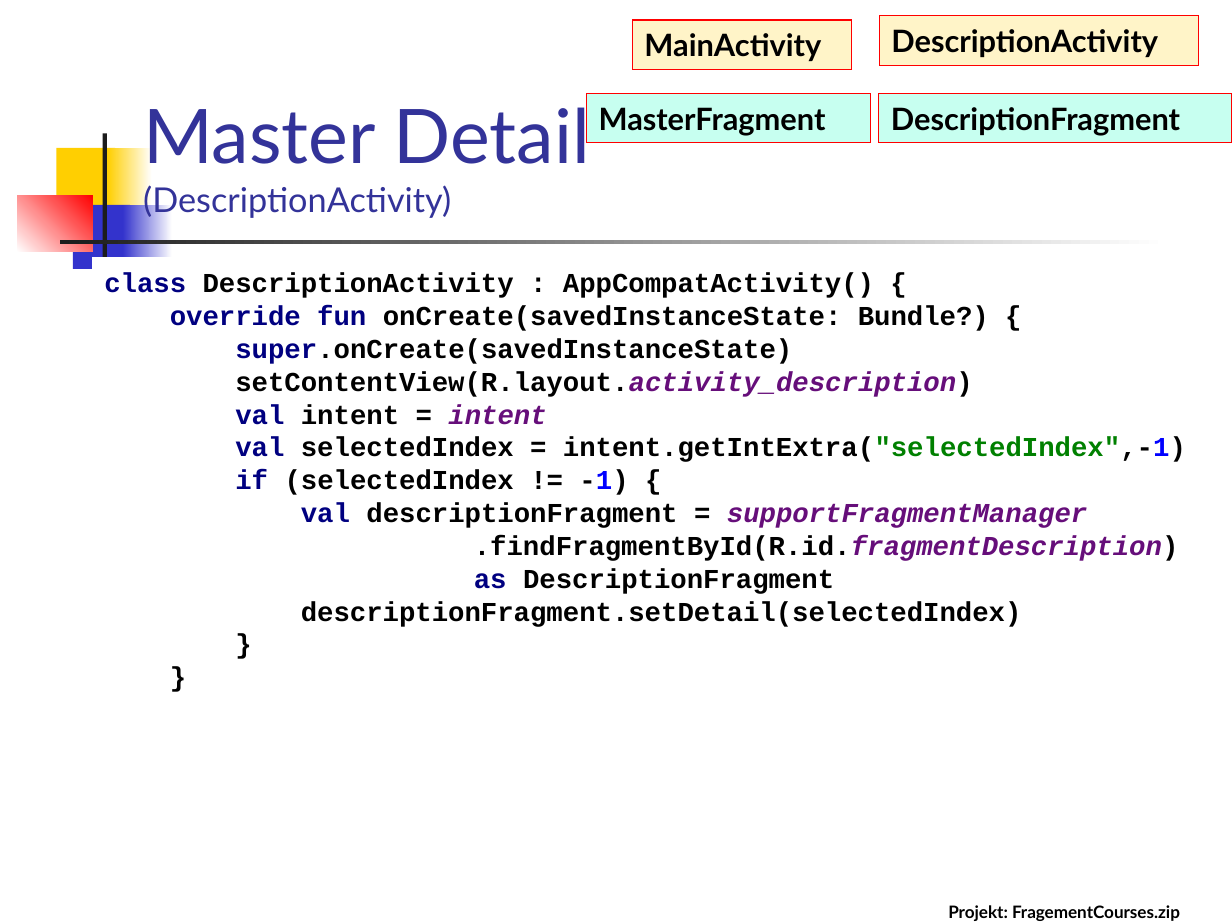
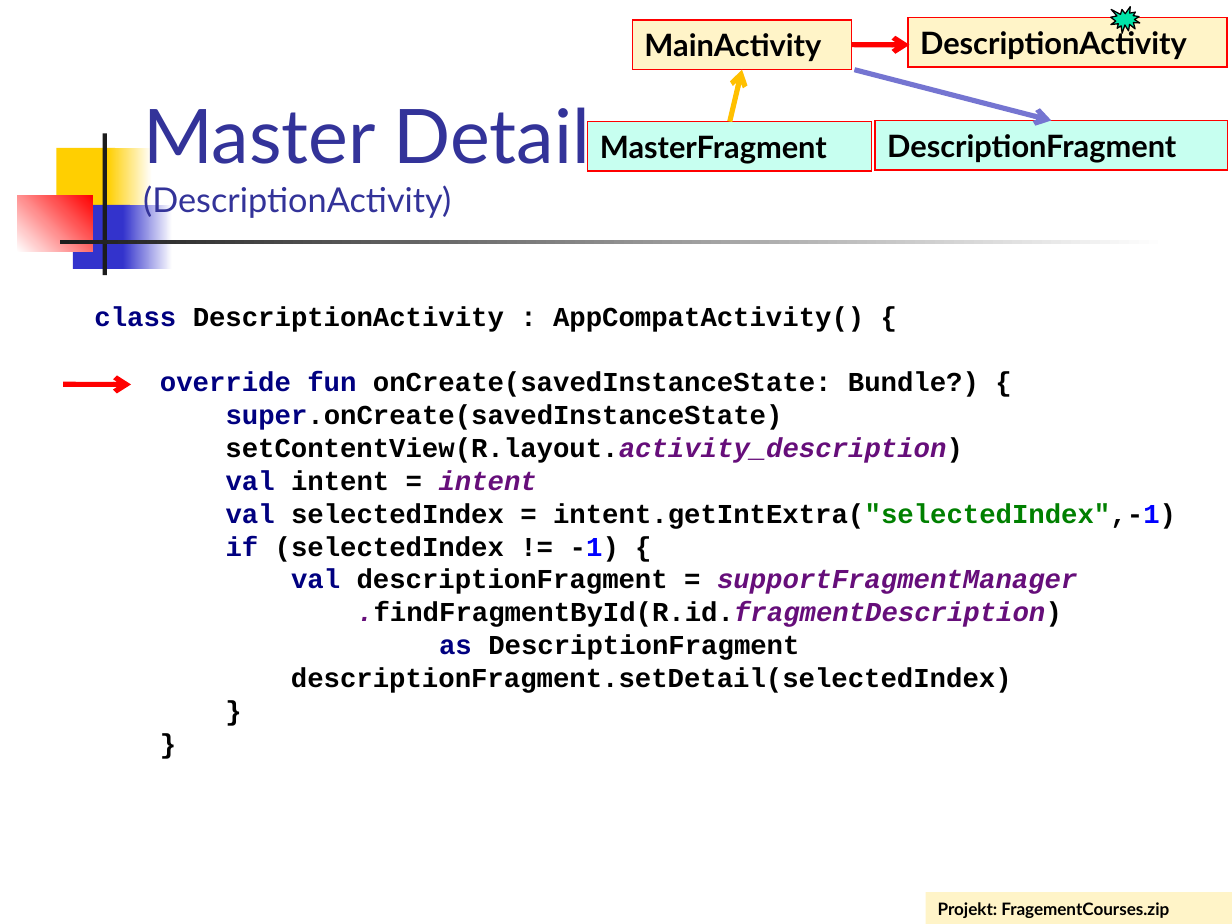
Before and after one commit to vmandro/Prednasky, a slide deck: slide 39 of 06/06_Android.ppt. Drawn at 1232x924 pixels with LibreOffice and Linux fonts; fonts in the diff are those of the drawing. Boxes give left, top, right and bottom in pixels: in the first picture for what was removed or moved away, otherwise in the second. Text is boxed around its words. In the diff, an @@ line names an element or a change of style, - is before the commit and + after.

```diff
--- a/06/06_Android.ppt
+++ b/06/06_Android.ppt
@@ rectangle "DescriptionActivity": place and size @@
-rectangle "DescriptionActivity" at <box>880,16,1199,65</box>
+rectangle "DescriptionActivity" at <box>908,17,1227,67</box>
@@ irregular seal added at <box>1111,6,1141,33</box>, fill #00E4A8, outline #000000 0.74 pt @@
@@ arrow added from (851, 44) to (909, 44), #FF0000 3 pt @@
@@ arrow added from (729, 122) to (742, 70), #FFC000 3 pt @@
@@ arrow added from (855, 70) to (1051, 121), #7575D1 3 pt @@
@@ rectangle "MasterFragment": place and size @@
-rectangle "MasterFragment" at <box>586,94,870,143</box>
+rectangle "MasterFragment" at <box>588,122,871,171</box>
@@ rectangle "DescriptionFragment": place and size @@
-rectangle "DescriptionFragment" at <box>878,94,1231,143</box>
+rectangle "DescriptionFragment" at <box>875,121,1227,170</box>
@@ text "class DescriptionActivity : AppCompatActivity() {": place and size @@
-text "class DescriptionActivity : AppCompatActivity() {" at <box>104,273,1186,627</box>
+text "class DescriptionActivity : AppCompatActivity() {" at <box>94,306,1176,693</box>
@@ text at <box>94,306,1176,594</box>: text changed @@
-class DescriptionActivity : AppCompatActivity() {
-override fun onCreate(savedInstanceState: Bundle?) {
-super.onCreate(savedInstanceState)
-setContentView(R.layout.activity_description)
-val intent = intent
-val selectedIndex = intent.getIntExtra("selectedIndex",-1)
-if (selectedIndex != -1) {
-val descriptionFragment = supportFragmentManager
+class DescriptionActivity : AppCompatActivity() {
+override fun onCreate(savedInstanceState: Bundle?) {
+super.onCreate(savedInstanceState)
+setContentView(R.layout.activity_description)
+val intent = intent
+val selectedIndex = intent.getIntExtra("selectedIndex",-1)
+if (selectedIndex != -1) {
+val descriptionFragment = supportFragmentManager
@@ arrow added from (63, 384) to (131, 384), #FF0000 3 pt @@
@@ text at <box>357,602,1062,627</box>: text colour #000000 to #660E7A, italic on in ".findFragmentById(R.id.fragmentDescription)" @@
@@ rectangle "Projekt: FragementCourses.zip": place and size @@
-rectangle "Projekt: FragementCourses.zip" at <box>948,905,1180,921</box>
+rectangle "Projekt: FragementCourses.zip" at <box>925,892,1232,924</box>
@@ rectangle "Projekt: FragementCourses.zip" at <box>925,892,1232,924</box>: fill none to #FFF4C8 @@
```
Also in this commit, not shown: 39 other slides changed, 1 slide added, 1 slide removed, 2 other files.
